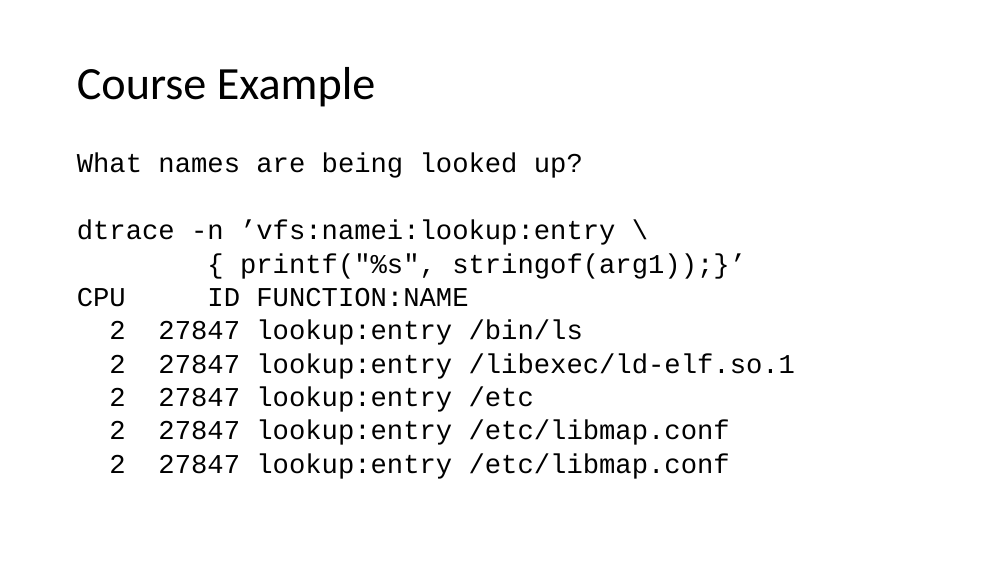
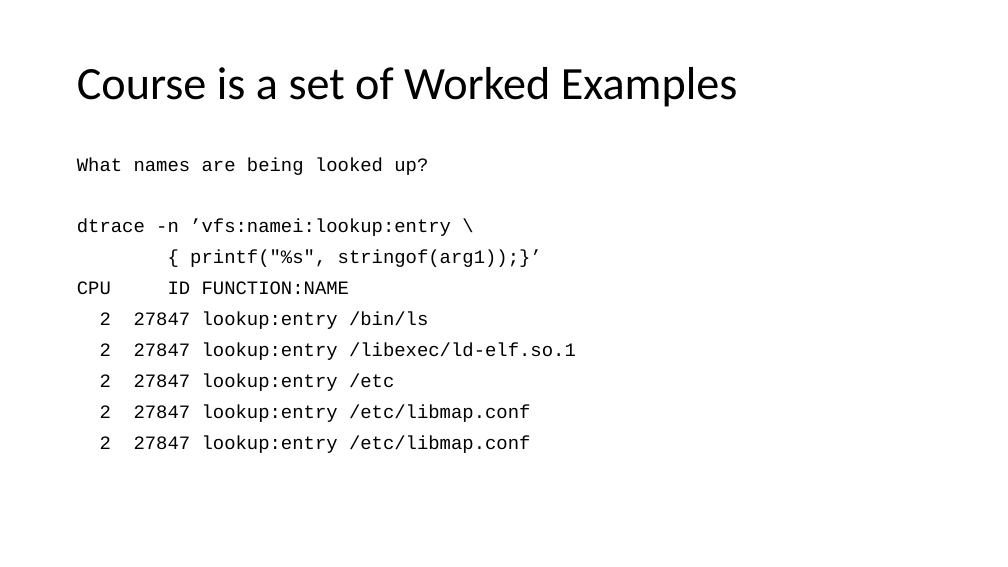
Before and after one commit to teachbsd/course, a slide deck: slide 19 of teaching_with_freebsd.pptx (slide 18 before the commit). Drawn at 1008x567 pixels with LibreOffice and Linux fonts; fonts in the diff are those of the drawing. Boxes give left, top, right and bottom in pixels: in the first picture for what was removed or moved away, otherwise in the second. Text is boxed around its words. In the diff, an @@ line names an element or a change of style, - is before the commit and + after.

Commit message:
Add more of the material from the undergrad course

```diff
--- a/teaching_with_freebsd.pptx
+++ b/teaching_with_freebsd.pptx
@@ title at [77,67,738,107]: text changed @@
-Course Example
+Course is a set of Worked Examples
@@ text "What names are being looked ..." at [77,157,576,453]: size 25.9 to 18 pt; line spacing 0.7 to 0.9 @@
```
Also in this commit, not shown: 5 other slides changed, 7 slides added.
